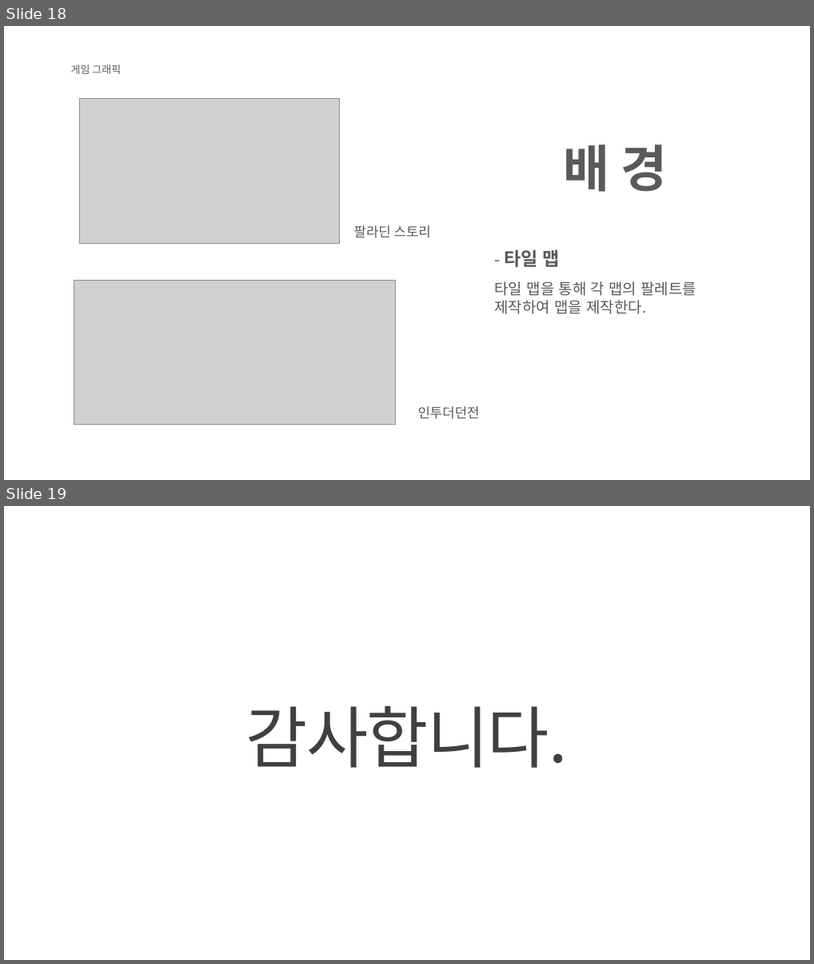
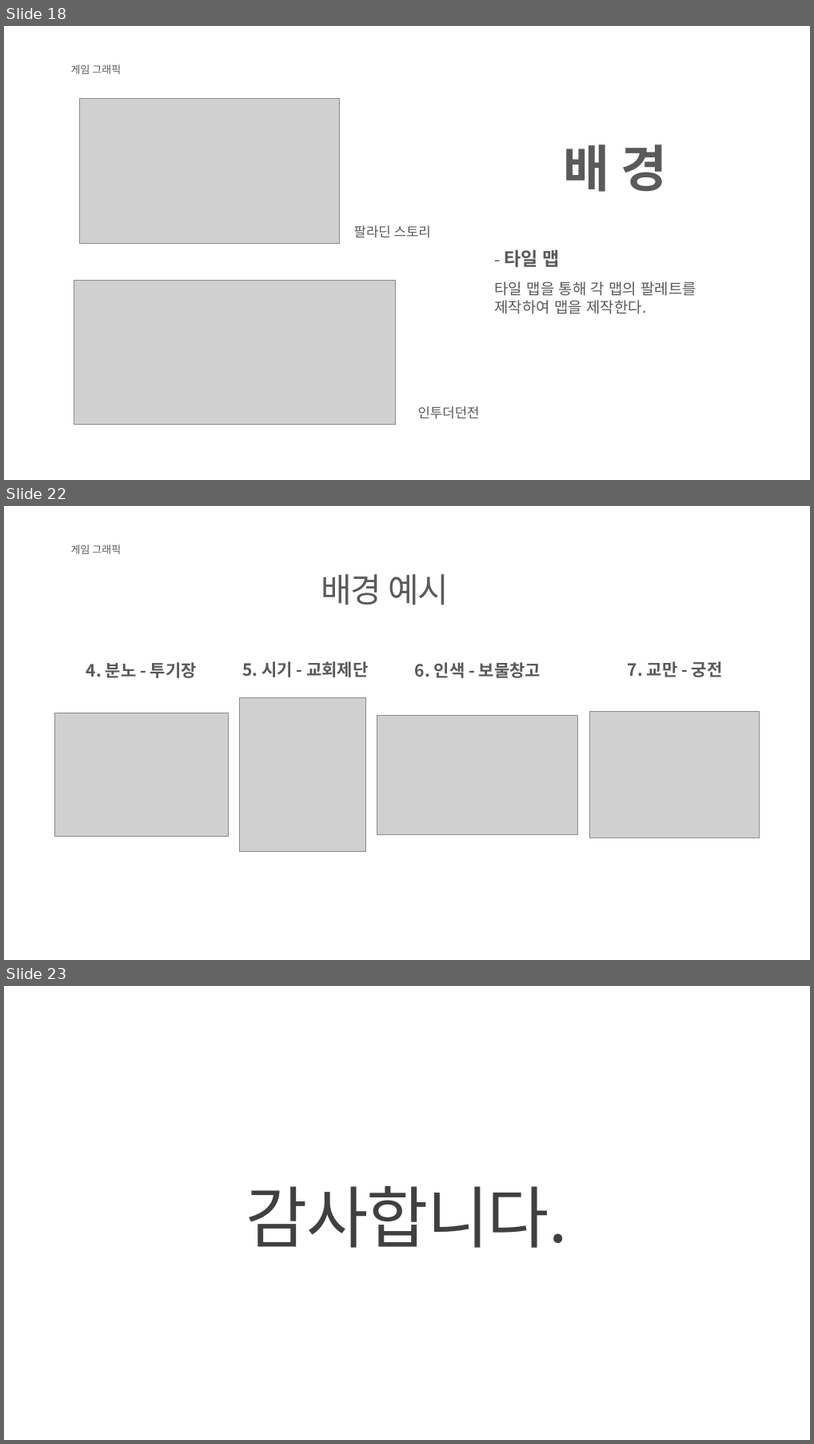
Before and after one commit to KJGoody/Daemonis, a slide deck: Deamonis(데모니스) 기획서/Daemonis PPT.pptx. Shown one above the other, each under a label of ours: slides 18 and 19 before the commit, slides 18, 22 and 23 after it; the slides between them are not shown. The pictures are 814x964 and 814x1444 pixels, drawn with LibreOffice and Linux fonts; fonts in the diff are those of the drawing; grey boxes stand for pictures; background and template pictures are left out. Boxes give left, top, right and bottom in pixels: in the first picture for what was removed or moved away, otherwise in the second. Text is boxed around its words. In the diff, an @@ line names an element or a change of style, - is before the commit and + after.

```diff
--- a/Deamonis(데모니스) 기획서/Daemonis PPT.pptx
+++ b/Deamonis(데모니스) 기획서/Daemonis PPT.pptx
@@ slide 22 added at bbox=[4, 506, 810, 960], background picture (left out) @@
@@ text added at bbox=[71, 544, 121, 554], 12.3 pt, text #595959 @@
+게임 그래픽
@@ text added at bbox=[322, 574, 448, 605], 40 pt, text #5A5A5A @@
+배경 예시
@@ text added at bbox=[86, 662, 197, 678], 20 pt, text #595959, bold @@
+4. 분노 - 투기장
@@ text added at bbox=[242, 661, 368, 677], 20 pt, text #595959, bold @@
+5. 시기 - 교회제단
@@ text added at bbox=[415, 662, 541, 678], 20 pt, text #595959, bold @@
+6. 인색 - 보물창고
@@ text added at bbox=[628, 661, 723, 677], 20 pt, text #595959, bold @@
+7. 교만 - 궁전
@@ picture added at bbox=[55, 713, 229, 836] @@
@@ picture added at bbox=[240, 698, 366, 852] @@
@@ picture added at bbox=[378, 716, 578, 835] @@
@@ picture added at bbox=[590, 711, 759, 837] @@
@@ what was slide 19 is now slide 23 @@
```
Also in this commit, not shown: 4 slides changed, 3 other slides added.
